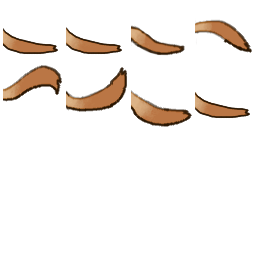
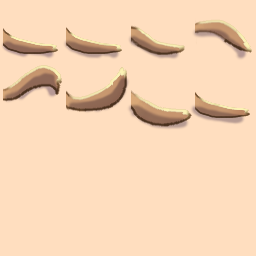
Layers edited between the first and the second 256 x 256 image:
removed layer "colorize 30 100 20" (was 40%) over (3, 18, 252, 127)
added layer "Shaded copy" (multiply, 40%) above "glow #1" over (0, 27, 248, 131)
added layer "glow #1" (screen) above "color copy" over (5, 19, 252, 121)
added layer "color copy" (color, 40%) above "frames outline" over (0, 0, 256, 256)
moved "Color (hue 20 - 20 - 100)" above "whip original", painted on it over (3, 21, 250, 126)
